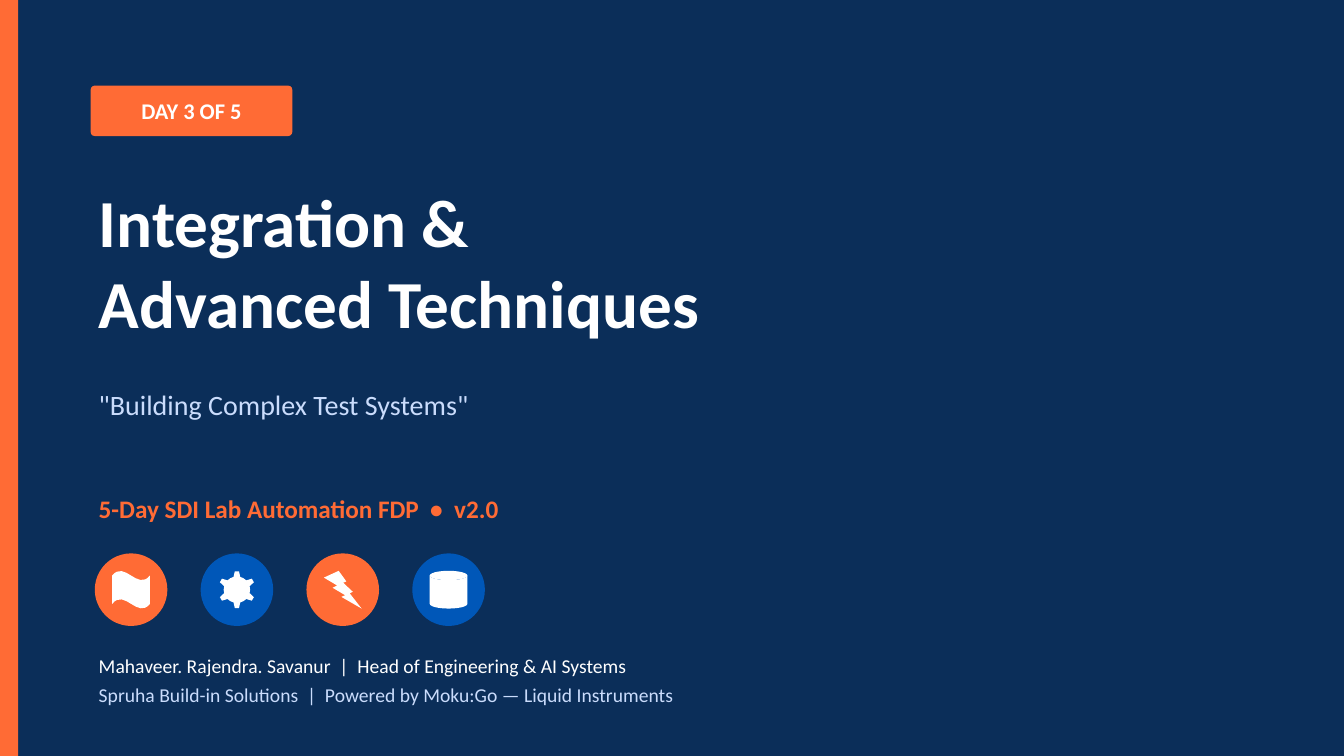
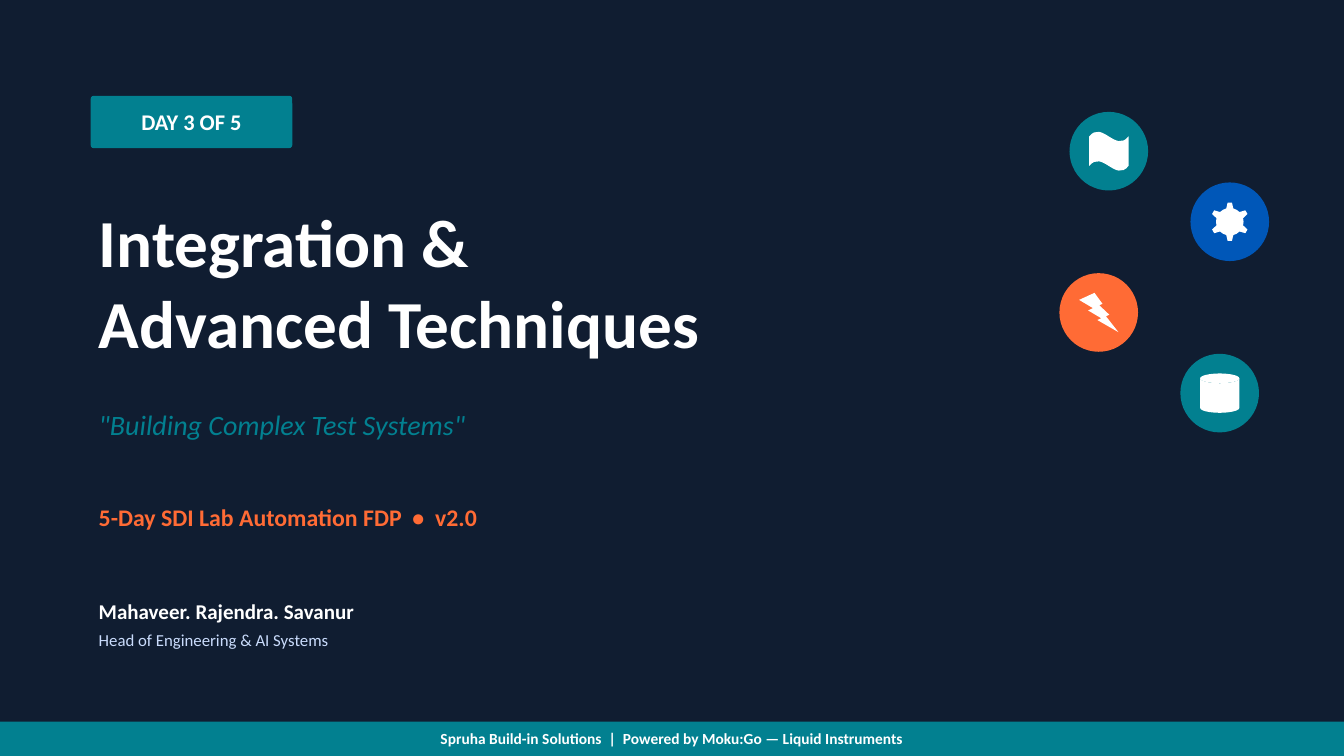
Before and after one commit to XMahaveer/sdi-fdp-workshop, a slide deck: slide 1 of v1-physical/slides/Day3_Integration_Advanced.pptx. Drawn at 1344x756 pixels with LibreOffice and Linux fonts; fonts in the diff are those of the drawing. Boxes give left, top, right and bottom in pixels: in the first picture for what was removed or moved away, otherwise in the second. Text is boxed around its words. In the diff, an @@ line names an element or a change of style, - is before the commit and + after.

```diff
--- a/v1-physical/slides/Day3_Integration_Advanced.pptx
+++ b/v1-physical/slides/Day3_Integration_Advanced.pptx
@@ rectangle at [0, 0, 1344, 756]: fill #0B2E59 to #101D31 @@
@@ rectangle removed at [0, 0, 18, 756] @@
@@ rounded rectangle "DAY 3 OF 5": place and size @@
-rounded rectangle "DAY 3 OF 5" at [91, 86, 292, 136]
+rounded rectangle "DAY 3 OF 5" at [91, 96, 292, 148]
@@ rounded rectangle "DAY 3 OF 5" at [91, 96, 292, 148]: fill #FF6B35 to #028090; proportions changed @@
@@ ellipse added at [1070, 112, 1148, 191], fill #028090 @@
@@ wave: place and size @@
-wave at [112, 571, 149, 608]
+wave at [1089, 131, 1128, 170]
@@ text "Integration & Advanced Techniques": place and size @@
-text "Integration & Advanced Techniques" at [99, 199, 698, 339]
+text "Integration & Advanced Techniques" at [99, 219, 698, 359]
@@ ellipse: place and size @@
-ellipse at [201, 554, 273, 626]
+ellipse at [1191, 182, 1269, 261]
@@ gear: place and size @@
-gear at [218, 571, 255, 608]
+gear at [1211, 202, 1250, 241]
@@ ellipse: place and size @@
-ellipse at [95, 554, 167, 626]
+ellipse at [1060, 273, 1138, 352]
@@ lightning bolt: place and size @@
-lightning bolt at [324, 571, 361, 608]
+lightning bolt at [1080, 292, 1119, 332]
@@ ellipse added at [1181, 354, 1259, 433], fill #028090 @@
@@ cylinder: place and size @@
-cylinder at [430, 571, 467, 608]
+cylinder at [1200, 374, 1239, 413]
@@ text ""Building Complex Test Systems"": place and size @@
-text ""Building Complex Test Systems"" at [99, 395, 468, 420]
+text ""Building Complex Test Systems"" at [99, 415, 465, 440]
@@ text ""Building Complex Test Systems"" at [99, 415, 465, 440]: text colour #CADCFC to #028090, italic on @@
@@ text "5-Day SDI Lab Automation FDP ...": place and size @@
-text "5-Day SDI Lab Automation FDP ..." at [99, 500, 498, 522]
+text "5-Day SDI Lab Automation FDP ..." at [99, 509, 477, 530]
@@ text "5-Day SDI Lab Automation FDP ..." at [99, 509, 477, 530]: size 18 to 17 pt @@
@@ ellipse removed at [307, 554, 379, 626] @@
@@ ellipse removed at [412, 554, 485, 626] @@
@@ text added at [99, 604, 354, 649], 12 pt, text #CADCFC @@
+Mahaveer. Rajendra. Savanur
+Head of Engineering & AI Systems
@@ text in rectangle at [99, 659, 626, 677]: paragraph removed @@
-Mahaveer. Rajendra. Savanur | Head of Engineering & AI Systems
@@ rectangle "Spruha Build-in Solutions | Powered ...": place and size @@
-rectangle "Spruha Build-in Solutions | Powered ..." at [99, 659, 673, 705]
+rectangle "Spruha Build-in Solutions | Powered ..." at [0, 722, 1344, 756]
@@ rectangle "Spruha Build-in Solutions | Powered ..." at [0, 722, 1344, 756]: size 14 to 11 pt, text colour #CADCFC to #FFFFFF, bold on; alignment left to centre; less space between paragraphs; vertical alignment top to middle; fill none to #028090 @@
```
Also in this commit, not shown: 11 other slides changed, 4 other files.
